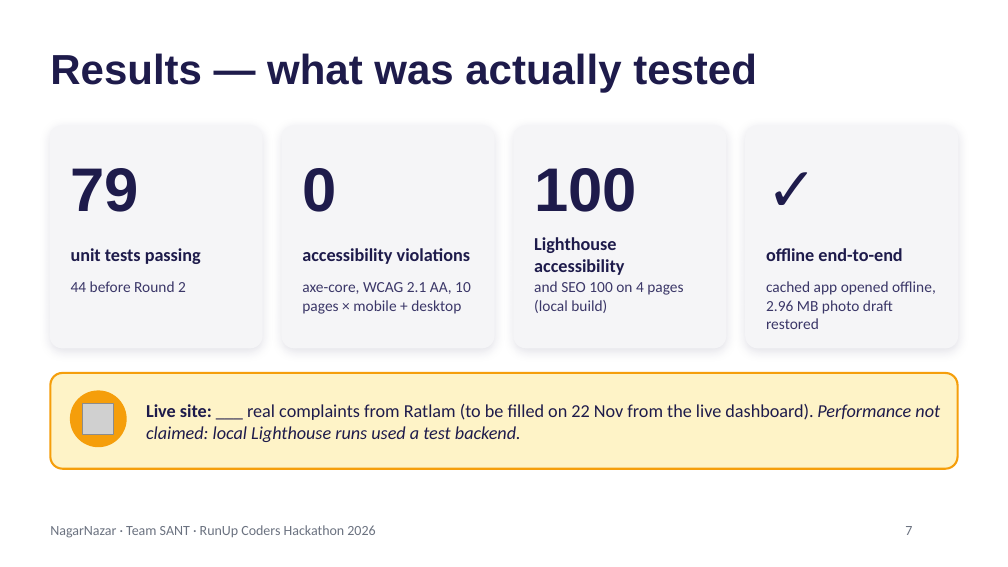
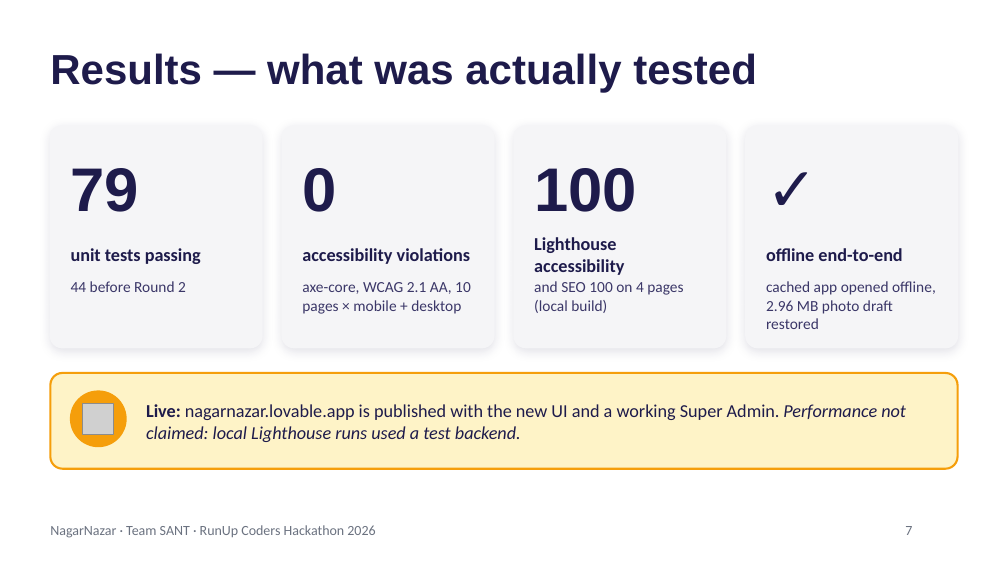
Before and after one commit to mohitk518/nagarnazar, a slide deck: slide 7 of docs/round2/NagarNazar_Round2.pptx. Drawn at 1008x567 pixels with LibreOffice and Linux fonts; fonts in the diff are those of the drawing; grey boxes stand for pictures; background and template pictures are left out. Boxes give left, top, right and bottom in pixels: in the first picture for what was removed or moved away, otherwise in the second. Text is boxed around its words. In the diff, an @@ line names an element or a change of style, - is before the commit and + after.

```diff
--- a/docs/round2/NagarNazar_Round2.pptx
+++ b/docs/round2/NagarNazar_Round2.pptx
@@ text at [146,404,906,442]: text changed @@
-Live site: ___ real complaints from Ratlam (to be filled on 22 Nov from the live dashboard). Performance not claimed: local Lighthouse runs used a test backend.
+Live: nagarnazar.lovable.app is published with the new UI and a working Super Admin. Performance not claimed: local Lighthouse runs used a test backend.
```
Also in this commit, not shown: 2 other slides changed, 1 other file.
